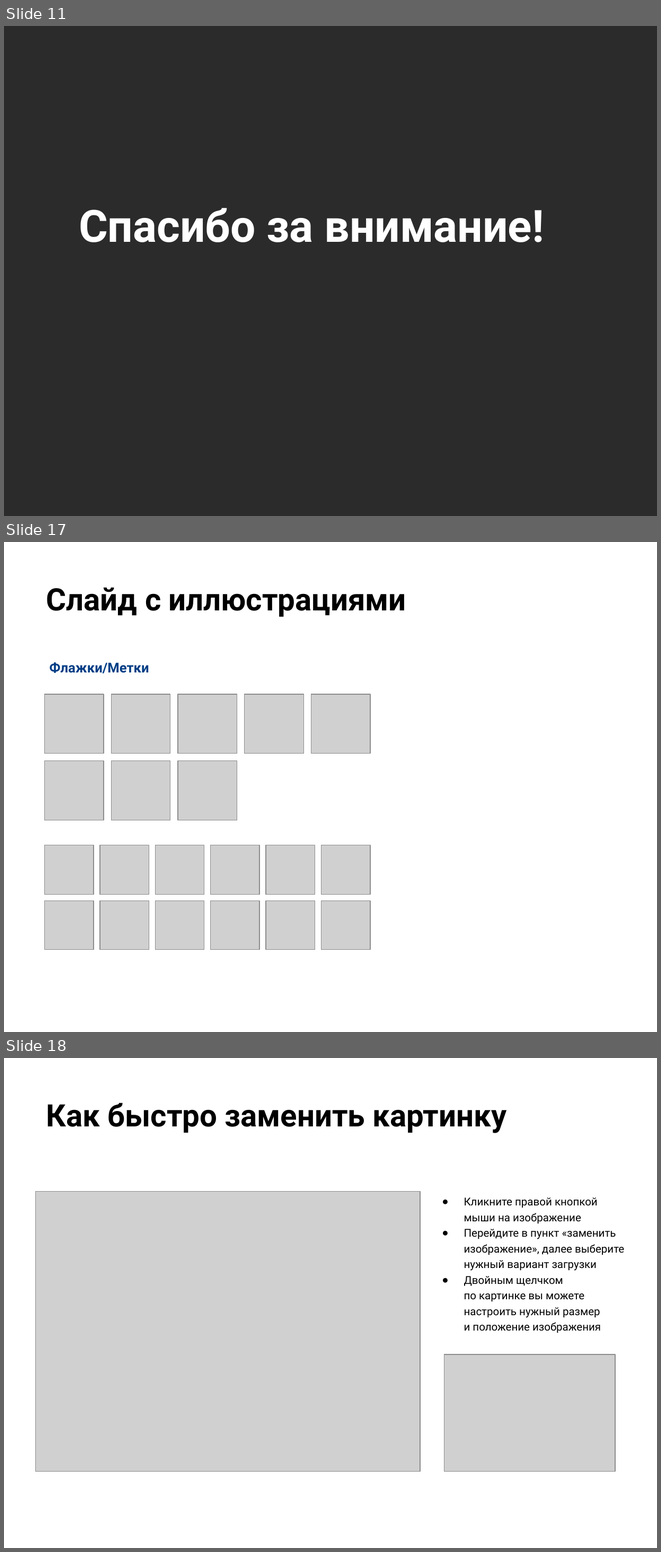
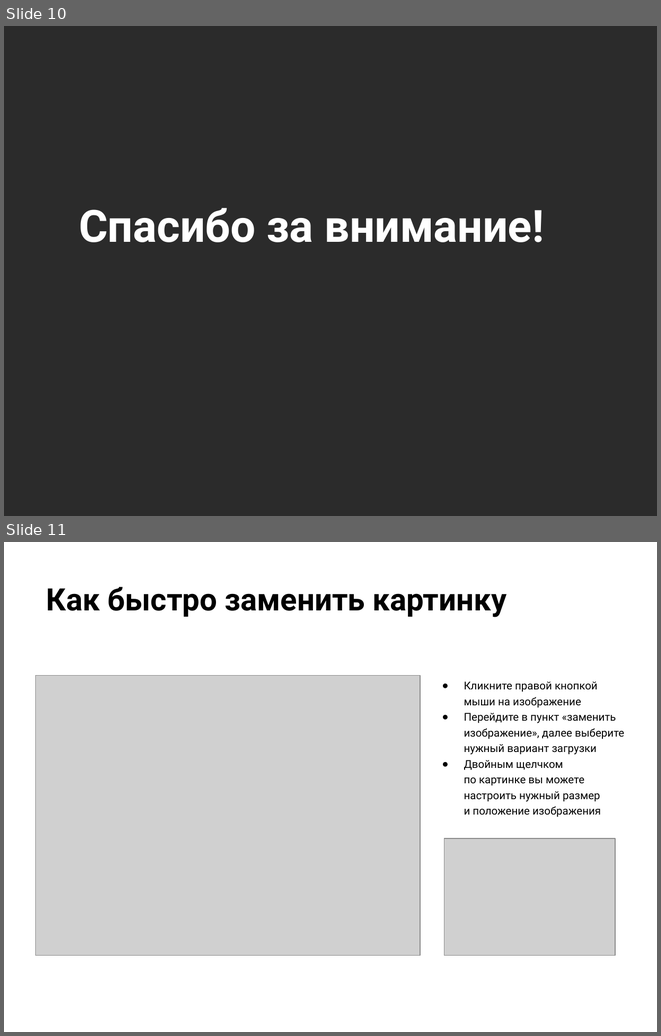
Before and after one commit to KateKorotkova/Otus.ProjectWork, a slide deck: Otus.ProjectWork.pptx. Shown one above the other, each under a label of ours: slides 11, 17 and 18 before the commit, slides 10 and 11 after it; the slides between them are not shown. The pictures are 661x1552 and 661x1036 pixels, drawn with LibreOffice and Linux fonts; fonts in the diff are those of the drawing; grey boxes stand for pictures; background and template pictures are left out; a plain dark background stands for a picture behind light text. Boxes give left, top, right and bottom in pixels: in the first picture for what was removed or moved away, otherwise in the second. Text is boxed around its words. In the diff, an @@ line names an element or a change of style, - is before the commit and + after.

```diff
--- a/Otus.ProjectWork.pptx
+++ b/Otus.ProjectWork.pptx
@@ slide 17 removed at (4, 542, 657, 1032), background picture (left out) @@
@@ title removed at (46, 587, 406, 617) @@
-Слайд с иллюстрациями
@@ subtitle removed at (50, 662, 149, 673) @@
-Флажки/Метки
@@ picture removed at (44, 694, 104, 753) @@
@@ picture removed at (111, 694, 170, 753) @@
@@ picture removed at (178, 694, 237, 753) @@
@@ picture removed at (244, 694, 303, 753) @@
@@ picture removed at (311, 694, 370, 753) @@
@@ picture removed at (44, 761, 104, 820) @@
@@ picture removed at (111, 761, 170, 820) @@
@@ picture removed at (178, 761, 237, 820) @@
@@ picture removed at (44, 845, 94, 894) @@
@@ picture removed at (100, 845, 149, 894) @@
@@ picture removed at (156, 845, 204, 894) @@
@@ picture removed at (210, 845, 259, 894) @@
@@ picture removed at (266, 845, 315, 894) @@
@@ picture removed at (321, 845, 370, 894) @@
@@ picture removed at (44, 900, 94, 950) @@
@@ picture removed at (100, 900, 149, 950) @@
@@ picture removed at (156, 900, 204, 950) @@
@@ picture removed at (210, 900, 259, 950) @@
@@ picture removed at (266, 900, 315, 950) @@
@@ picture removed at (321, 900, 370, 950) @@
@@ what was slide 11 is now slide 10 @@
@@ what was slide 18 is now slide 11 @@
```
Also in this commit, not shown: 3 slides changed, 4 slides added, 10 other slides removed.
